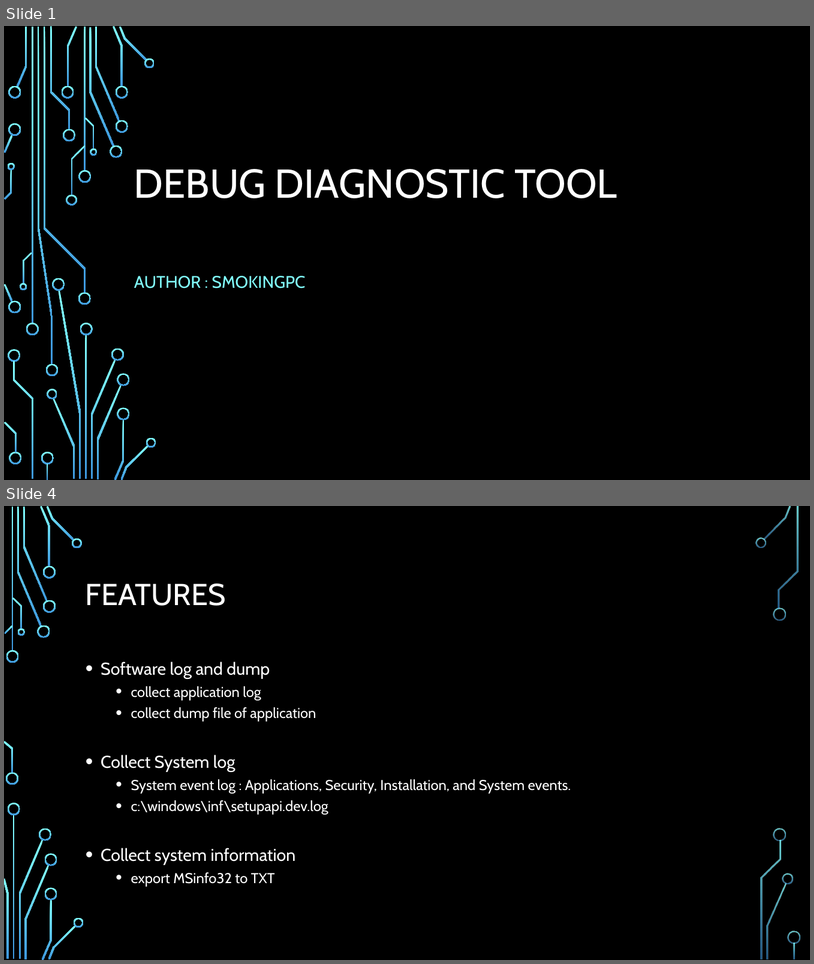
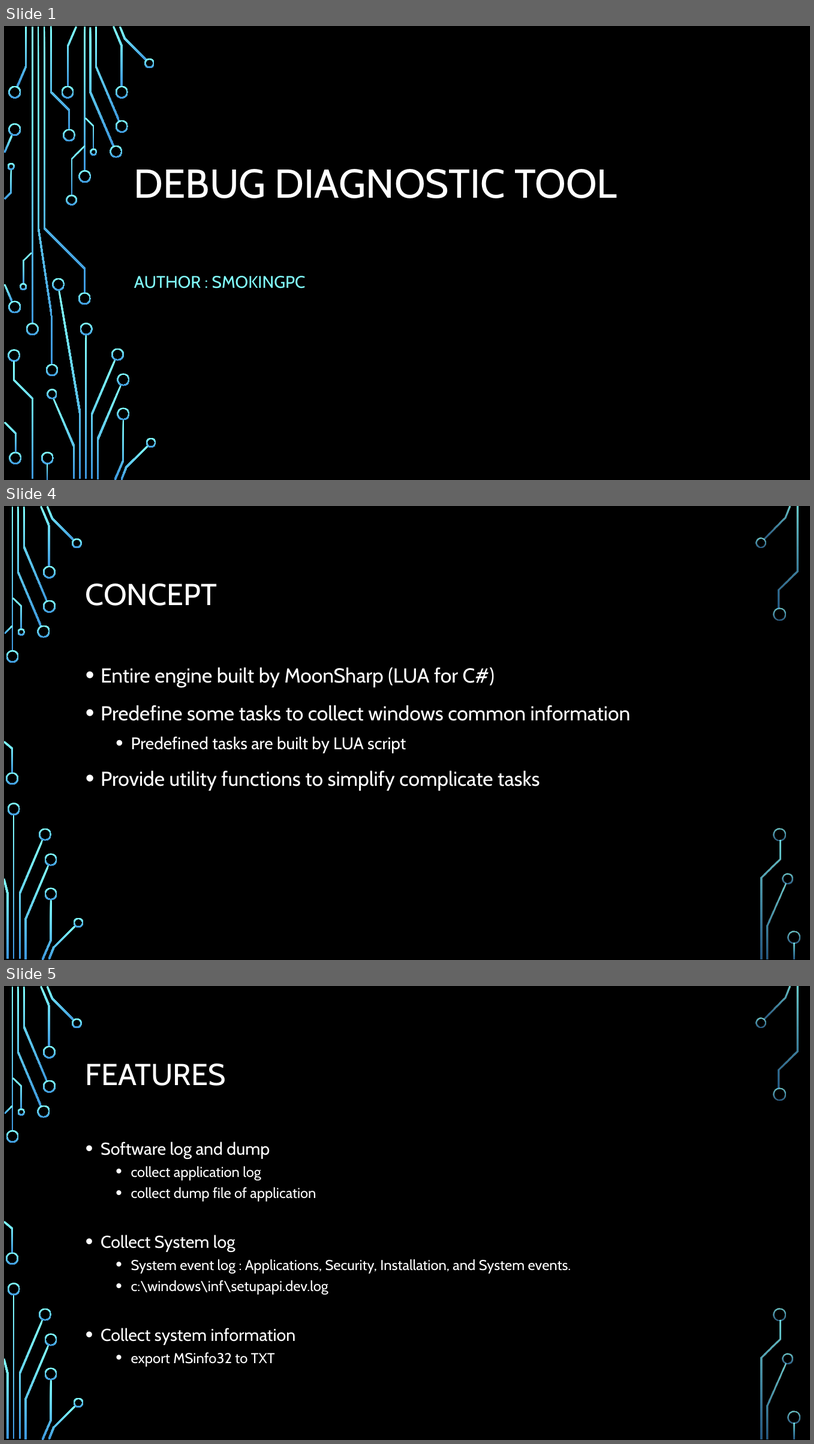
Before and after one commit to smokingpc/ddt, a slide deck: doc/Overview.pptx. Shown one above the other, each under a label of ours: slides 1 and 4 before the commit, slides 1, 4 and 5 after it; the slides between them are not shown. The pictures are 814x964 and 814x1444 pixels, drawn with LibreOffice and Linux fonts; fonts in the diff are those of the drawing; background and template pictures are left out. Boxes give left, top, right and bottom in pixels: in the first picture for what was removed or moved away, otherwise in the second. Text is boxed around its words. In the diff, an @@ line names an element or a change of style, - is before the commit and + after.

```diff
--- a/doc/Overview.pptx
+++ b/doc/Overview.pptx
@@ slide 4 added at bbox=[4, 506, 810, 960], background picture (left out); not listed: 36 template elements that a slide beside it also shows @@
@@ title added at bbox=[86, 583, 217, 606], 36 pt, text #FFFFFF @@
+CONCEPT
@@ text added at bbox=[101, 667, 631, 790], 24 pt, text #FFFFFF @@
+• Entire engine built by MoonSharp (LUA for C#)
+• Predefine some tasks to collect windows common information
+  • Predefined tasks are built by LUA script
+• Provide utility functions to simplify complicate tasks
@@ what was slide 4 is now slide 5 @@
```
Also in this commit, not shown: 2 slides changed, 5 other slides added, 5 slides removed, 2 other files.
